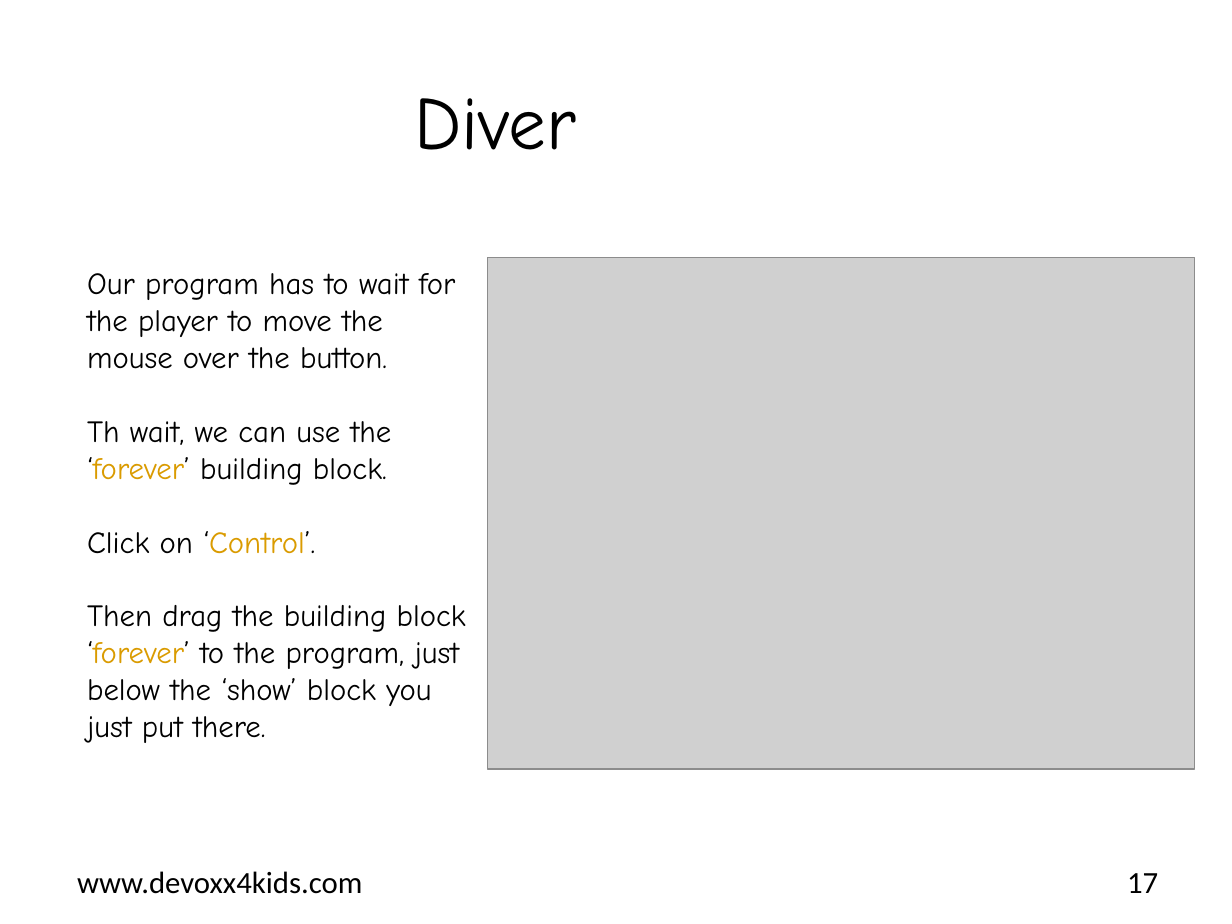
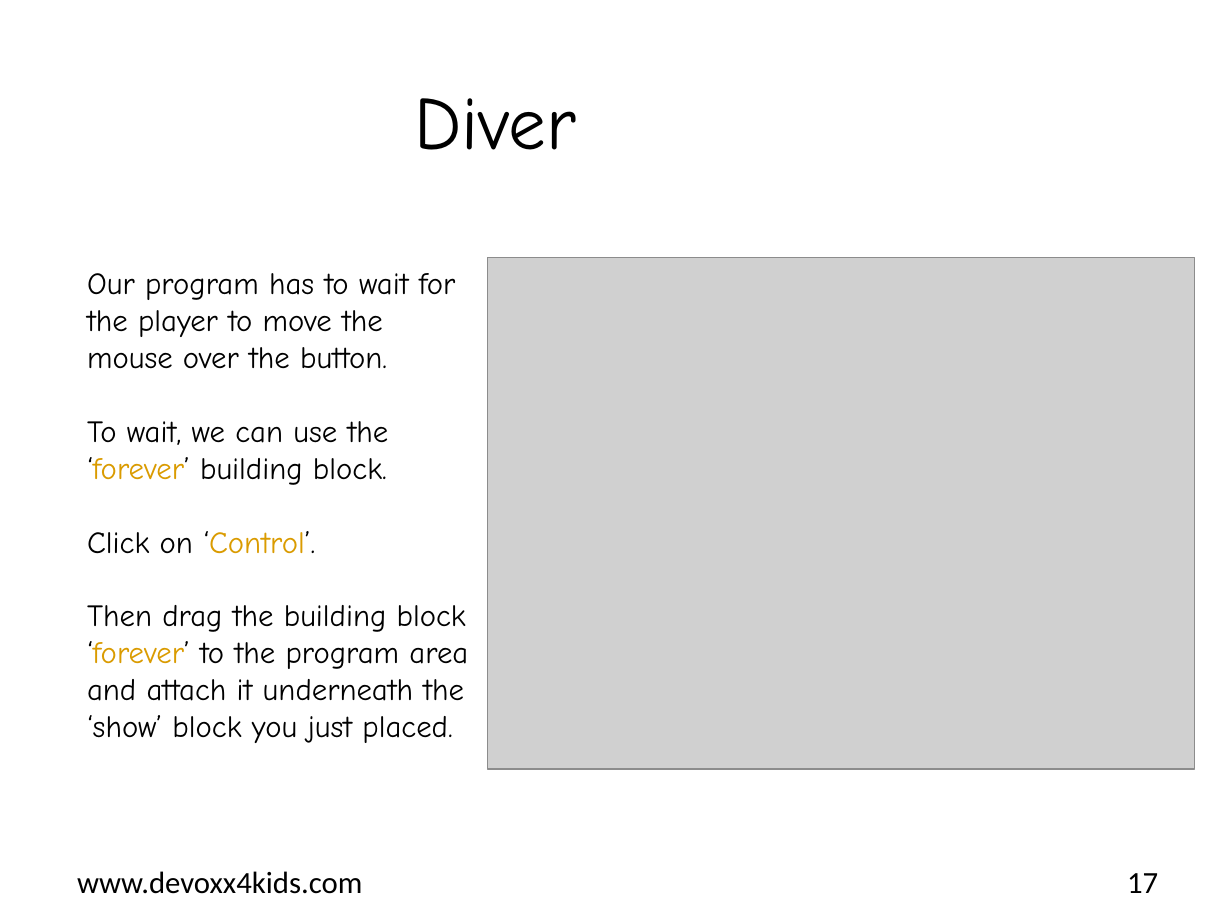
Before and after one commit to bertjan/jpoint-devoxx4kids, a slide deck: slide 17 of scratch-leapmotion/instructions/en/Assignment_Diver.pptx. Drawn at 1232x924 pixels with LibreOffice and Linux fonts; fonts in the diff are those of the drawing; grey boxes stand for pictures; background and template pictures are left out. Boxes give left, top, right and bottom in pixels: in the first picture for what was removed or moved away, otherwise in the second. Text is boxed around its words. In the diff, an @@ line names an element or a change of style, - is before the commit and + after.

```diff
--- a/scratch-leapmotion/instructions/en/Assignment_Diver.pptx
+++ b/scratch-leapmotion/instructions/en/Assignment_Diver.pptx
@@ text at bbox=[87, 421, 389, 485]: text changed @@
-Th wait, we can use the ‘forever’ building block.
+To wait, we can use the ‘forever’ building block.
@@ text at bbox=[87, 605, 468, 743]: text changed @@
-Then drag the building block ‘forever’ to the program, just below the ‘show’ block you just put there.
+Then drag the building block ‘forever’ to the program area and attach it underneath the ‘show’ block you just placed.
```
Also in this commit, not shown: 17 other slides changed, 1 other file.
